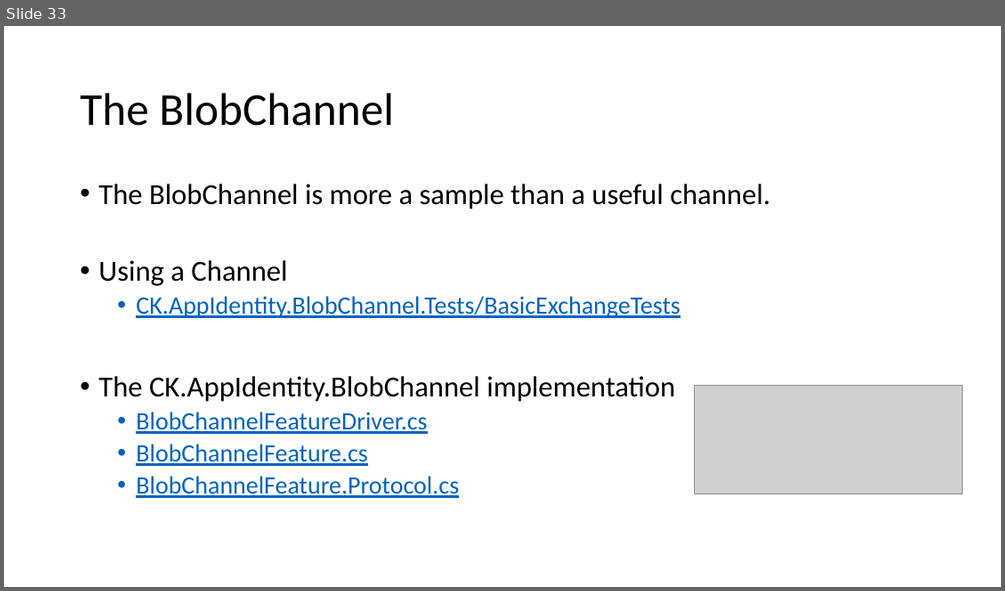
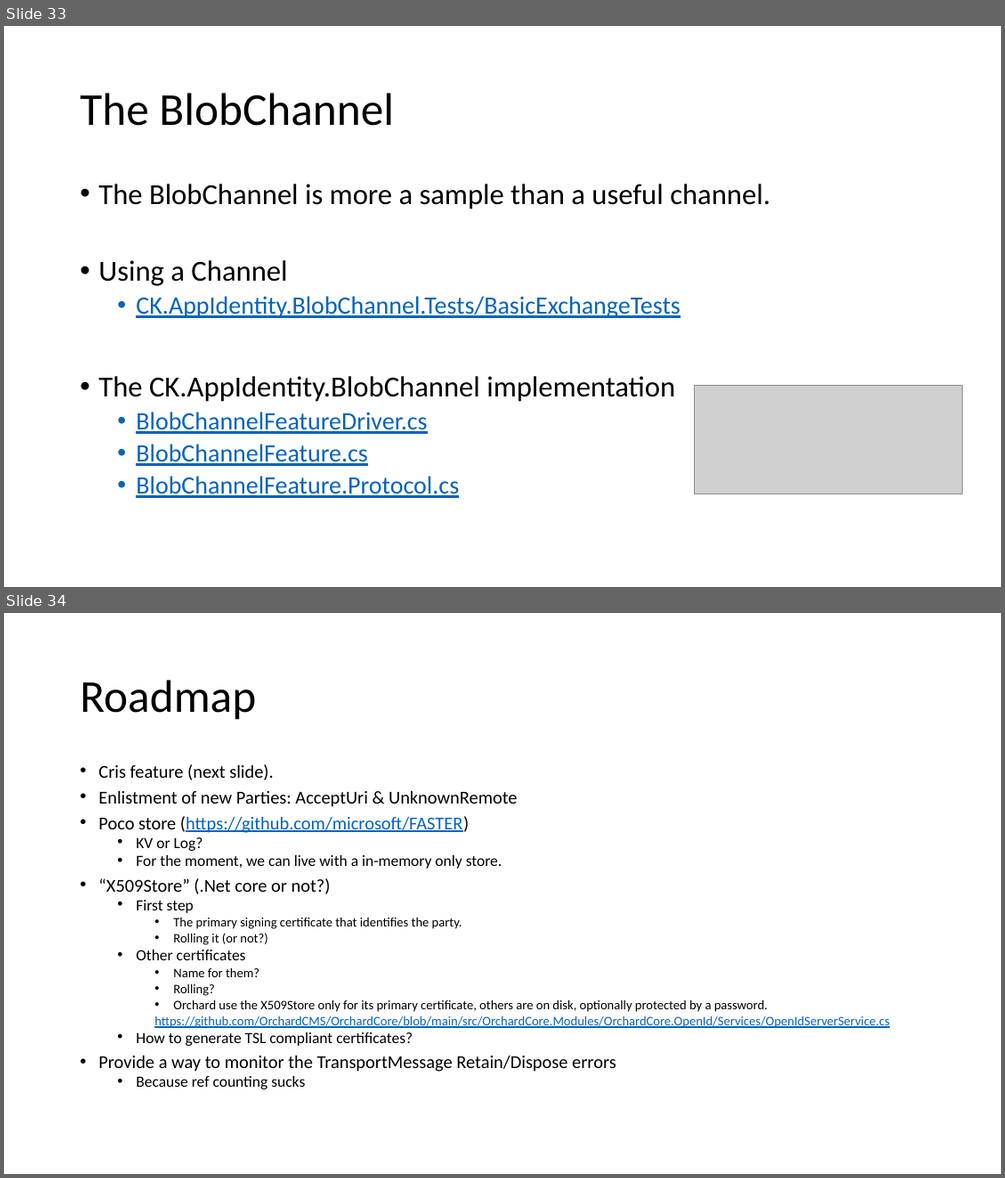
Before and after one commit to signature-opensource/CK-AppIdentity-Transport, a slide deck: Doc/CK-AppIdentity.pptx. Shown one above the other, each under a label of ours: slide 33 before the commit, slides 33 and 34 after it. The pictures are 1005x591 and 1005x1178 pixels, drawn with LibreOffice and Linux fonts; fonts in the diff are those of the drawing; grey boxes stand for pictures. Boxes give left, top, right and bottom in pixels: in the first picture for what was removed or moved away, otherwise in the second. Text is boxed around its words. In the diff, an @@ line names an element or a change of style, - is before the commit and + after.

```diff
--- a/Doc/CK-AppIdentity.pptx
+++ b/Doc/CK-AppIdentity.pptx
@@ slide 34 added at (4, 613, 1001, 1174), background #FFFFFF @@
@@ title added at (80, 680, 256, 720), 44 pt, text #000000 @@
+Roadmap
@@ text added at (98, 764, 890, 1089), 12.5 pt, text #000000 @@
+• Cris feature (next slide).
+• Enlistment of new Parties: AcceptUri & UnknownRemote
+• Poco store (https://github.com/microsoft/FASTER)
+  • KV or Log?
+  • For the moment, we can live with a in-memory only store.
+• “X509Store” (.Net core or not?)
+  • First step
+    • The primary signing certificate that identifies the party.
+    • Rolling it (or not?)
+  • Other certificates
+    • Name for them?
+    • Rolling?
+    • Orchard use the X509Store only for its primary certificate, others are on disk, optionally protected by a password.
+    https://github.com/OrchardCMS/OrchardCore/blob/main/src/OrchardCore.Modules/OrchardCore.OpenId/Services/OpenIdServerService.cs
+  • How to generate TSL compliant certificates?
+• Provide a way to monitor the TransportMessage Retain/Dispose errors
+  • Because ref counting sucks
```
Also in this commit, not shown: 1 slide changed, 2 other slides added, 3 other files.
